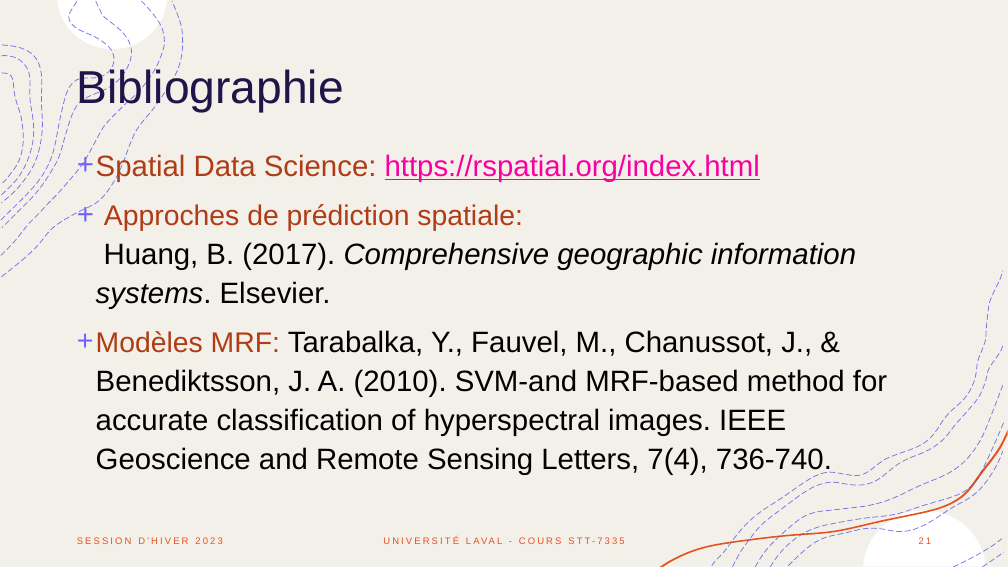
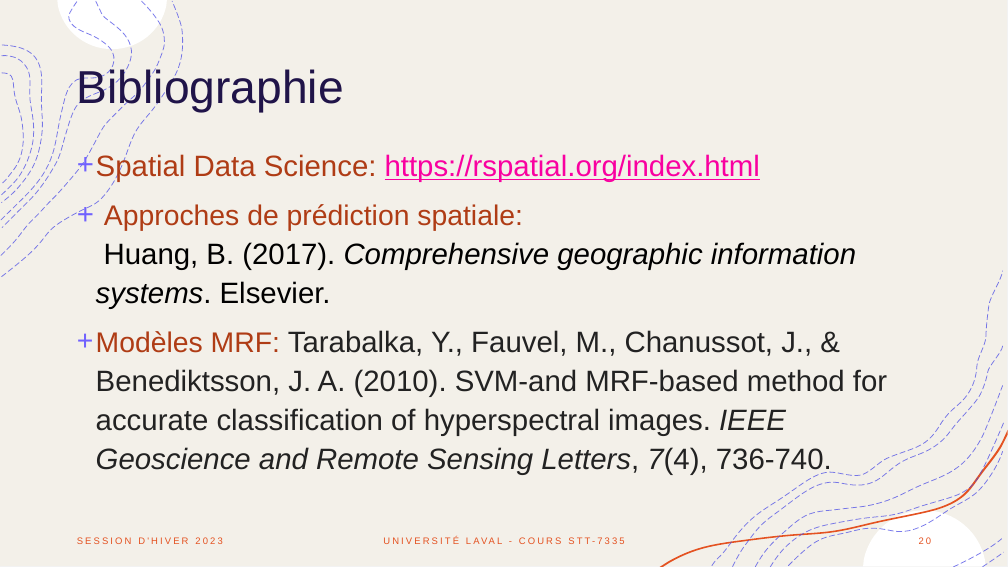
Before and after one commit to alexlepage07/STT-7335_Project, a slide deck: slide 20 of Doc/capsule_equipe4_donnees_spatiales.pptx (slide 21 before the commit). Drawn at 1008x567 pixels with LibreOffice and Linux fonts; fonts in the diff are those of the drawing. Boxes give left, top, right and bottom in pixels: in the first picture for what was removed or moved away, otherwise in the second. Text is boxed around its words. In the diff, an @@ line names an element or a change of style, - is before the commit and + after.

```diff
--- a/Doc/capsule_equipe4_donnees_spatiales.pptx
+++ b/Doc/capsule_equipe4_donnees_spatiales.pptx
@@ text at [96, 330, 887, 475]: text colour #000000 to #222222 in "Tarabalka, Y., Fauvel, M., Chanussot, J., & ..."; italic on in "IEEE Geoscience and Remote Sensing Letters, 7(4)," @@
@@ page number at [919, 537, 932, 544]: text changed @@
-21
+20
```
Also in this commit, not shown: 5 other slides changed, 1 slide removed.
